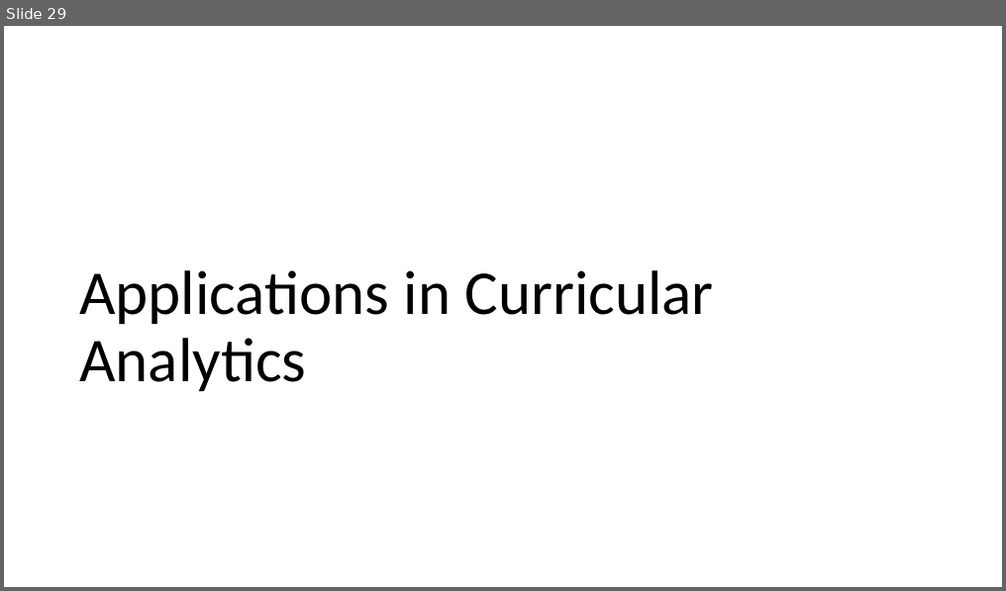
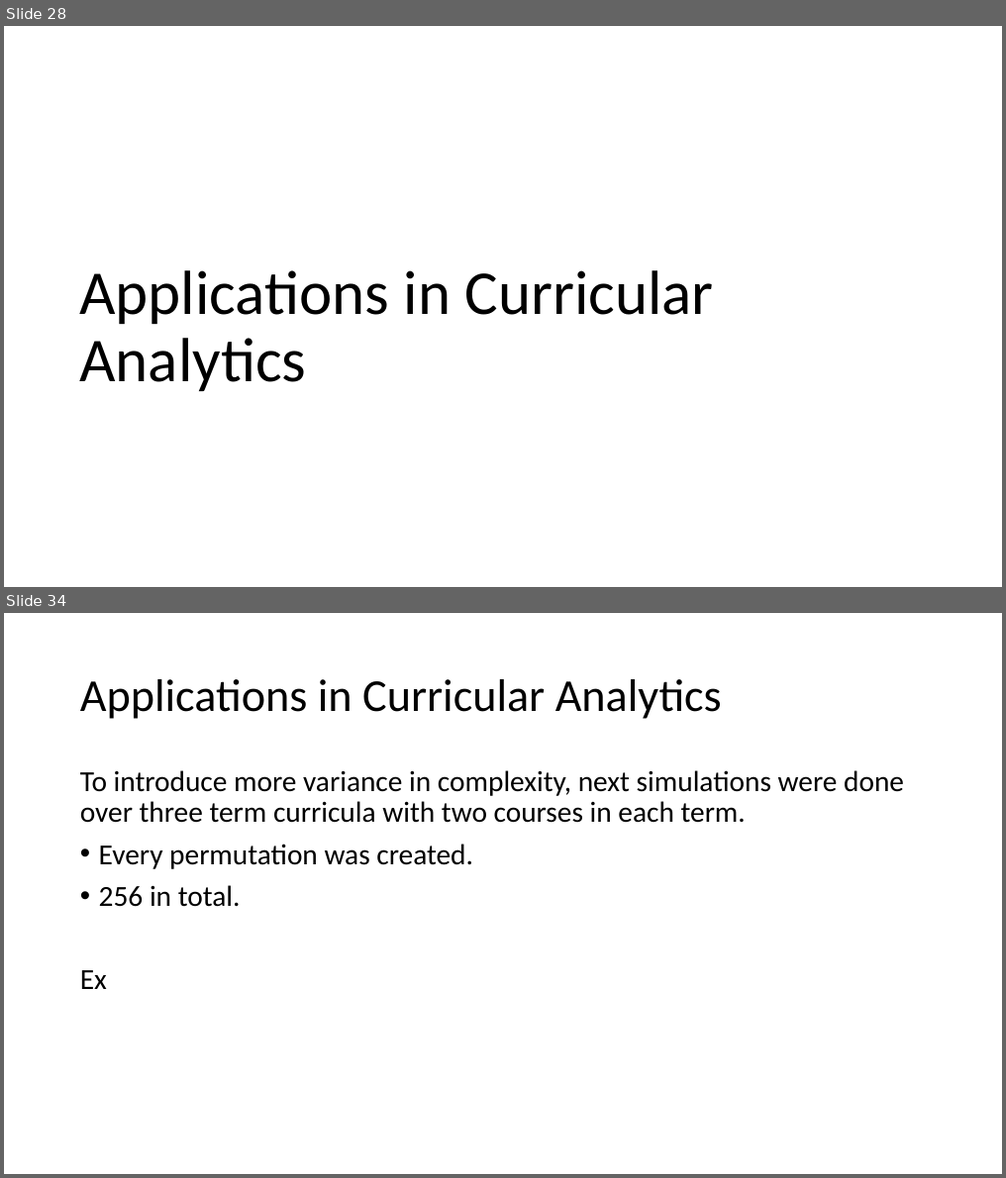
Before and after one commit to M-S-H/thesis, a slide deck: Defense.pptx. Shown one above the other, each under a label of ours: slide 29 before the commit, slides 28 and 34 after it; the slides between them are not shown. The pictures are 1006x591 and 1006x1178 pixels, drawn with LibreOffice and Linux fonts; fonts in the diff are those of the drawing. Boxes give left, top, right and bottom in pixels: in the first picture for what was removed or moved away, otherwise in the second. Text is boxed around its words. In the diff, an @@ line names an element or a change of style, - is before the commit and + after.

```diff
--- a/Defense.pptx
+++ b/Defense.pptx
@@ slide 34 added at bbox=[4, 613, 1002, 1174], background #FFFFFF @@
@@ title added at bbox=[80, 679, 722, 719], 44 pt, text #000000 @@
+Applications in Curricular Analytics
@@ text added at bbox=[80, 770, 904, 989], 28 pt, text #000000 @@
+To introduce more variance in complexity, next simulations were done over three term curricula with two courses in each term.
+• Every permutation was created.
+• 256 in total.
+Ex
@@ what was slide 29 is now slide 28 @@
```
Also in this commit, not shown: 1 slide changed, 20 other slides added, 1 slide removed, 6 other files.
